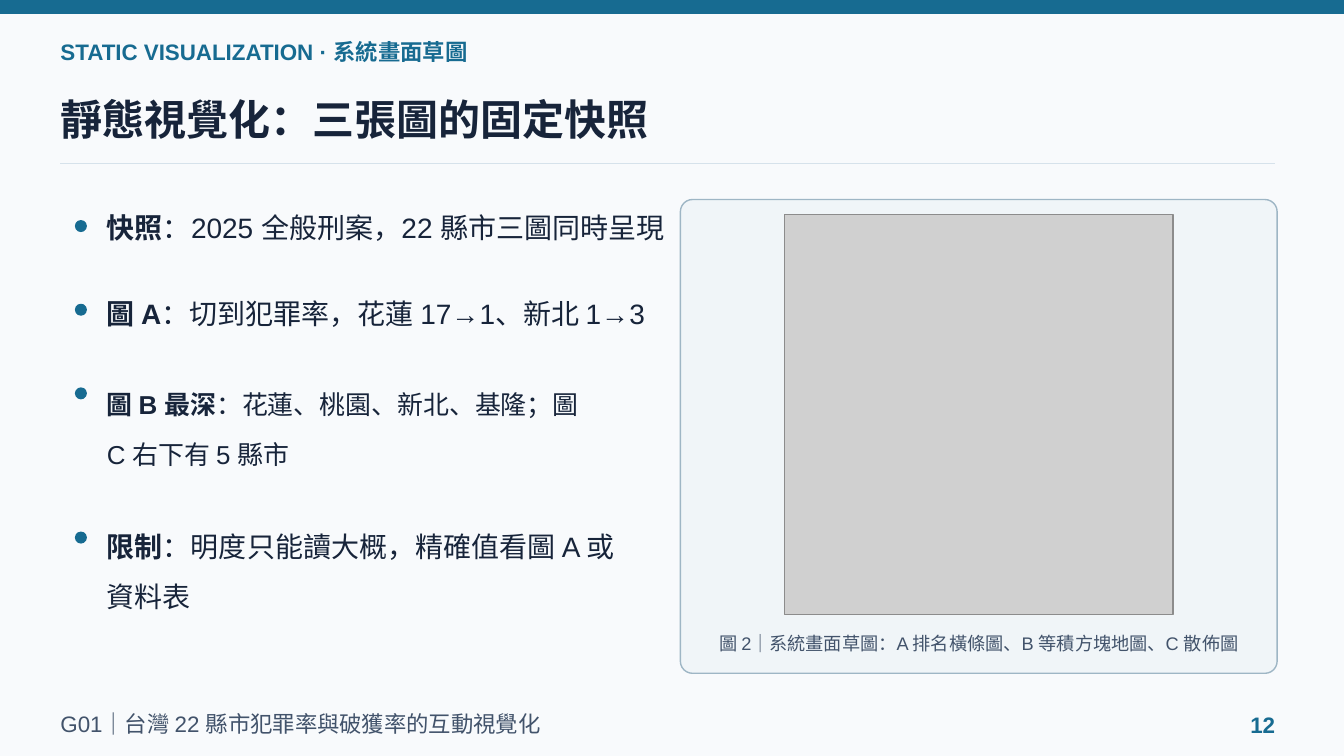
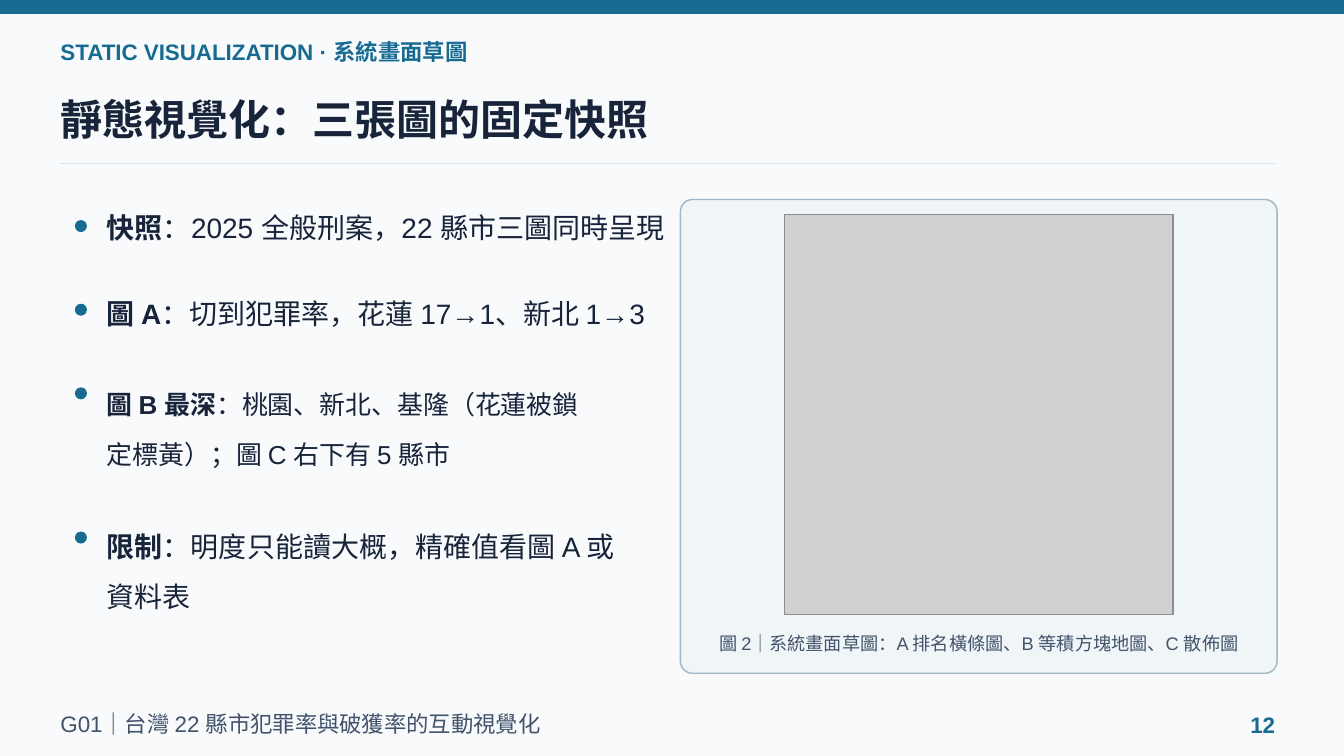
Before and after one commit to powerkaifu/taiwan-crime-rate-vis, a slide deck: slide 12 of docs/VIS_Final_Proposal_G01.pptx. Drawn at 1344x756 pixels with LibreOffice and Linux fonts; fonts in the diff are those of the drawing; grey boxes stand for pictures. Boxes give left, top, right and bottom in pixels: in the first picture for what was removed or moved away, otherwise in the second. Text is boxed around its words. In the diff, an @@ line names an element or a change of style, - is before the commit and + after.

```diff
--- a/docs/VIS_Final_Proposal_G01.pptx
+++ b/docs/VIS_Final_Proposal_G01.pptx
@@ text at bbox=[107, 387, 578, 468]: text changed @@
-圖 B 最深：花蓮、桃園、新北、基隆；圖 C 右下有 5 縣市
+圖 B 最深：桃園、新北、基隆（花蓮被鎖定標黃）；圖 C 右下有 5 縣市
```
Also in this commit, not shown: 1 other file.
